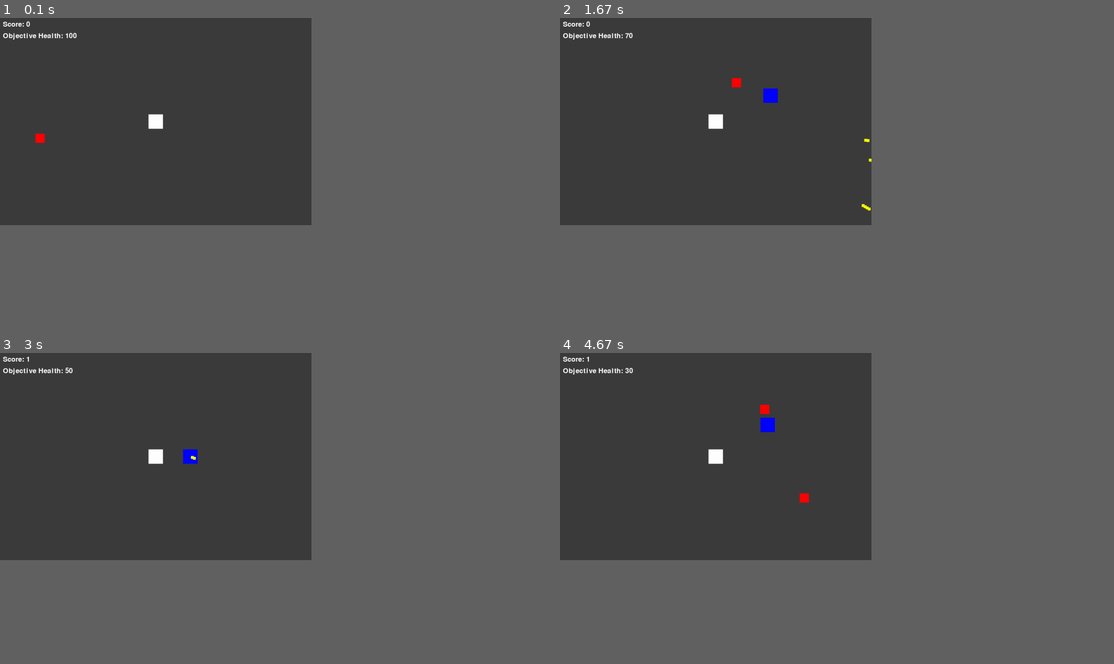
Above: before the commit, frames 1-4 (two rows, left to right).
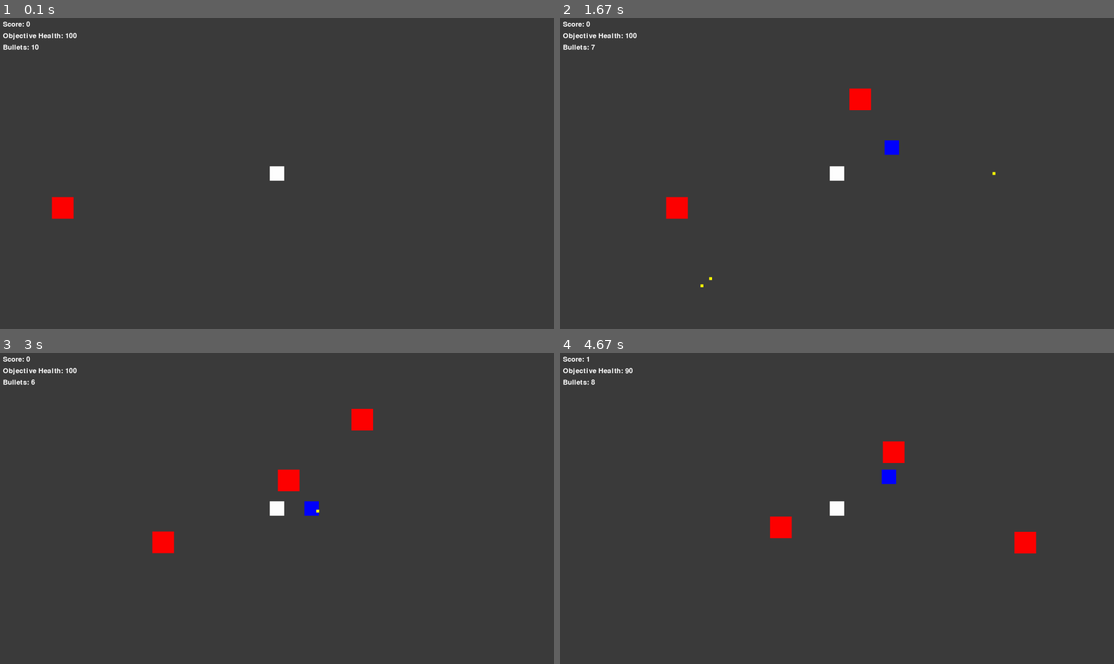
Above: after the commit, the same moments.

Repository: yyyort/Harry-Potter
Game: pygame game, started from main.py
The game is run twice, just before and just after one commit, with the same random seed, the same clock (stepped at 60 frames per second) and the same inputs.
Inputs (mouse positions are in pixels of both pictures, inside the frame that each line leads up to):
- Up to frame 1 (0.1 s): no input
- Up to frame 2 (1.67 s): press the mouse at (814, 189) at 0.37 s; move the mouse to (914, 176) at 0.47 s; release the mouse at (1014, 164) at 0.6 s; hold Right 0.67-1.13 s; move the mouse to (814, 89) at 0.7 s; hold Up 1.17-1.47 s; hold Right from 1.5 s (still down)
- Up to frame 3 (3 s): release Right at 1.97 s; hold Left 2-2.53 s; hold Down 2.57-2.87 s; click (470, 570) at 2.95 s
- Up to frame 4 (4.67 s): hold Left 3.23-3.63 s; hold Up 3.67-4.03 s; hold Right from 4.07 s (still down)
In our replay, the window is 506x337 before the commit and 900x506 after it. These sizes can differ from the game's own. Grey fills any space a smaller window leaves; there, only what the larger window draws over its background counts as a difference.

The runs differ from the first frame. In frame 1, 0.7% of the frame differs, in the area x 0-52%, y 8-65%; in frame 2, 1.3%; in frame 3, 1.4%; in frame 4, 1.6%, in the area x 0-86%, y 4-65%.

Commit message:
Update main.py

Diff:
--- a/main.py
+++ b/main.py
@@ -7,17 +7,20 @@
 pygame.init()
 
 # Constants
-SCREEN_WIDTH = 1080
-SCREEN_HEIGHT = 720
+SCREEN_WIDTH = 1920
+SCREEN_HEIGHT = 1080
 BACKGROUND_COLOR = (60, 60, 60)
 PLAYER_COLOR = (0, 0, 255)
 OBJECTIVE_COLOR = (255, 255, 255)
 ENEMY_COLOR = (255, 0, 0)
 BULLET_COLOR = (255, 255, 0)
 PLAYER_SPEED = 5
-ENEMY_SPEED = 5
-ENEMY_SPAWN_INTERVAL = 30  # Number of frames between enemy spawns
+ENEMY_SPEED = 2
+ENEMY_SPAWN_INTERVAL = 60  # Number of frames between enemy spawns
 BULLET_SPEED = 8
+MAX_BULLET_COUNT = 10  # Maximum number of bullets the player can carry
+BULLET_RELOAD_AMOUNT = 2  # Number of additional bullets gained per enemy kill
+BULLET_FIRE_DELAY = 5  # Delay in frames between consecutive shots
 OBJECTIVE_HIT_POINTS = 100
 
 # Create the screen
@@ -29,6 +32,8 @@
     def __init__(self):
         self.rect = pygame.Rect(SCREEN_WIDTH // 2 - 25, SCREEN_HEIGHT // 2 - 25, 50, 50)
         self.score = 0
+        self.bullet_count = MAX_BULLET_COUNT  # Initialize the bullet count
+        self.bullet_fire_delay = 0
 
     def move(self, keys):
         if keys[pygame.K_LEFT] or keys[pygame.K_a]:
@@ -40,6 +45,10 @@
         if keys[pygame.K_DOWN] or keys[pygame.K_s]:
             self.rect.y += PLAYER_SPEED
 
+    def update(self):
+        if self.bullet_fire_delay > 0:
+            self.bullet_fire_delay -= 1
+
     def draw(self, screen):
         pygame.draw.rect(screen, PLAYER_COLOR, self.rect)
 
@@ -55,7 +64,7 @@
 # Enemy Class
 class Enemy:
     def __init__(self):
-        self.rect = pygame.Rect(random.randint(0, SCREEN_WIDTH -32), random.randint(0, SCREEN_HEIGHT - 32), 32, 32)
+        self.rect = pygame.Rect(random.randint(0, SCREEN_WIDTH -32), random.randint(0, SCREEN_HEIGHT - 32), 75, 75)
 
     def move_towards_objective(self, objective):
         dx = objective.rect.x - self.rect.x
@@ -113,11 +122,19 @@
             objective.health -= 10
             enemies.remove(enemy)  # Remove enemy when it reaches the objective
 
-    # Shoot a bullet when the left mouse button is pressed
-    if pygame.mouse.get_pressed()[0]:
-        mouse_x, mouse_y = pygame.mouse.get_pos()
-        bullet = Bullet(player.rect.centerx - 5, player.rect.centery - 5, mouse_x, mouse_y)
-        bullets.append(bullet)
+    # Check for player shooting
+    if pygame.mouse.get_pressed()[0] and player.bullet_count > 0:
+        if player.bullet_fire_delay == 0:
+            mouse_x, mouse_y = pygame.mouse.get_pos()
+            bullet = Bullet(player.rect.centerx - 5, player.rect.centery - 5, mouse_x, mouse_y)
+            bullets.append(bullet)
+            player.bullet_fire_delay = BULLET_FIRE_DELAY  # Set the firing delay
+            player.bullet_count -= 1  # Decrement the bullet count
+
+    # Update bullet fire delay
+    if player.bullet_fire_delay > 0:
+        player.bullet_fire_delay -= 1
+
 
     # Update bullet positions and check for collisions with enemies
     for bullet in bullets:
@@ -129,6 +146,11 @@
                 bullets.remove(bullet)
                 enemies.remove(enemy)
                 player.score += 1
+                player.bullet_count += BULLET_RELOAD_AMOUNT  # Gain additional bullets
+
+    # Cap the bullet count to the maximum value
+    if player.bullet_count > MAX_BULLET_COUNT:
+        player.bullet_count = MAX_BULLET_COUNT
 
     # Clear the screen
     screen.fill(BACKGROUND_COLOR)
@@ -145,12 +167,14 @@
     if objective.health <= 0:
         running = False
 
-    # Display player score and objective health
+    # Display player score, objective health, and remaining bullets
     font = pygame.font.Font(None, 36)
     score_text = font.render(f"Score: {player.score}", True, (255, 255, 255))
     health_text = font.render(f"Objective Health: {objective.health}", True, (255, 255, 255))
+    bullet_text = font.render(f"Bullets: {player.bullet_count}", True, (255, 255, 255))
     screen.blit(score_text, (10, 10))
     screen.blit(health_text, (10, 50))
+    screen.blit(bullet_text, (10, 90))
 
     # Update the display
     pygame.display.flip()
